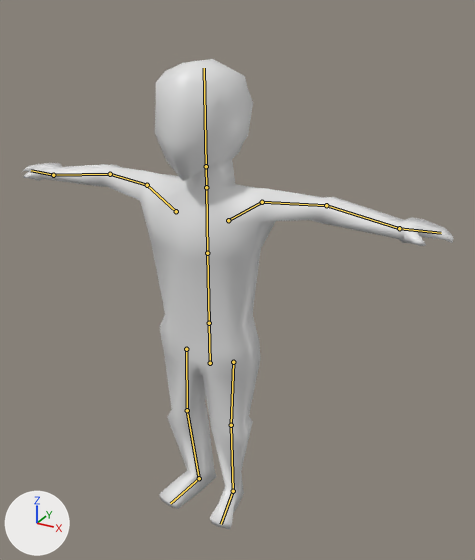
Renders of the Blender file Summer_Game_Keane_Mocarski/Assets/Models/characterKeaneStructureUnity.blend from each side of a commit.
One viewpoint serves both versions: a 50 mm lens placed at (8.88, -14.4, 2.88), pointed at (0.88, 0.15, -4.4). Lighting does not change. The marker at lower left points along +X, +Y and +Z. The bones that bend it are drawn over the model as lines.
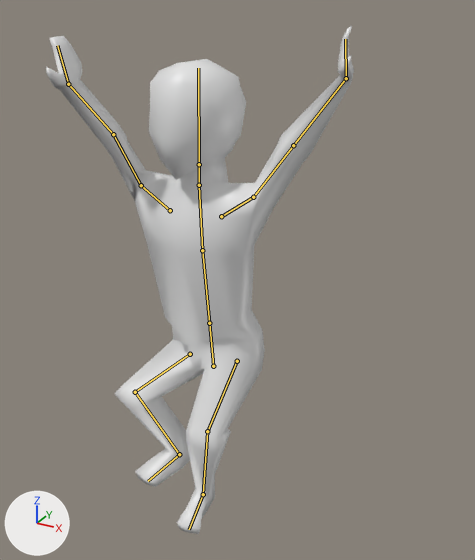
The newer file adds an action. The first version stands in its rest pose; the second is drawn at frame 5 of the action 'Flailing'.

Where the change shows, as pixel boxes (x1, y1, x2, y2) in the pictures (475 x 560 px):
'Cube', posed (29% narrower, 8% taller)
    before: (22, 59, 454, 529)
    after: (46, 26, 354, 534)
bone 'Spine (Chest)', root to tip
    before: (207, 253) to (206, 187)
    after: (202, 250) to (199, 185)
bone 'Neck', root to tip
    before: (206, 187) to (206, 166)
    after: (199, 185) to (199, 164)
bone 'LowerArm.R', root to tip
    before: (326, 205) to (399, 228)
    after: (293, 145) to (346, 78)

The edits, one by one:
Bone 'Core' (bone_core) turns from (0, 0, 0) to (4, 1, 7) degrees about its own x, y and z.
Bone 'Spine (Chest)' (bone_spine__chest) turns from (0, 0, 0) to (-1, 0, 2) degrees about its own x, y and z.
Bone 'Neck' (bone_neck) turns from (0, 0, 0) to (1, 1, -2) degrees about its own x, y and z.
Bone 'LowerArm.R' (bone_lowerarm_r) turns from (0, 0, 0) to (-13, 14, 0) degrees about its own x, y and z.
Bone 'HandControl.R' (bone_handcontrol_r) moves from (0.0, 0.0, 0.0) to (3.26, -1.74, 1.07).
Bone 'HandControl.R' (bone_handcontrol_r) turns from (0, 0, 0) to (-21, 13, -90) degrees about its own x, y and z.
Bone 'FootControl.R' (bone_footcontrol_r) moves from (0.0, 0.0, 0.0) to (-0.44, -1.32, 0.56).
Bone 'HandControl.L' (bone_handcontrol_l) moves from (0.0, 0.0, 0.0) to (-3.03, -2.75, -1.9).
Bone 'HandControl.L' (bone_handcontrol_l) turns from (0, 0, 0) to (-15, 2, 87) degrees about its own x, y and z.
Bone 'FootControl.L' (bone_footcontrol_l) moves from (0.0, 0.0, 0.0) to (0.37, -1.49, 1.78).
